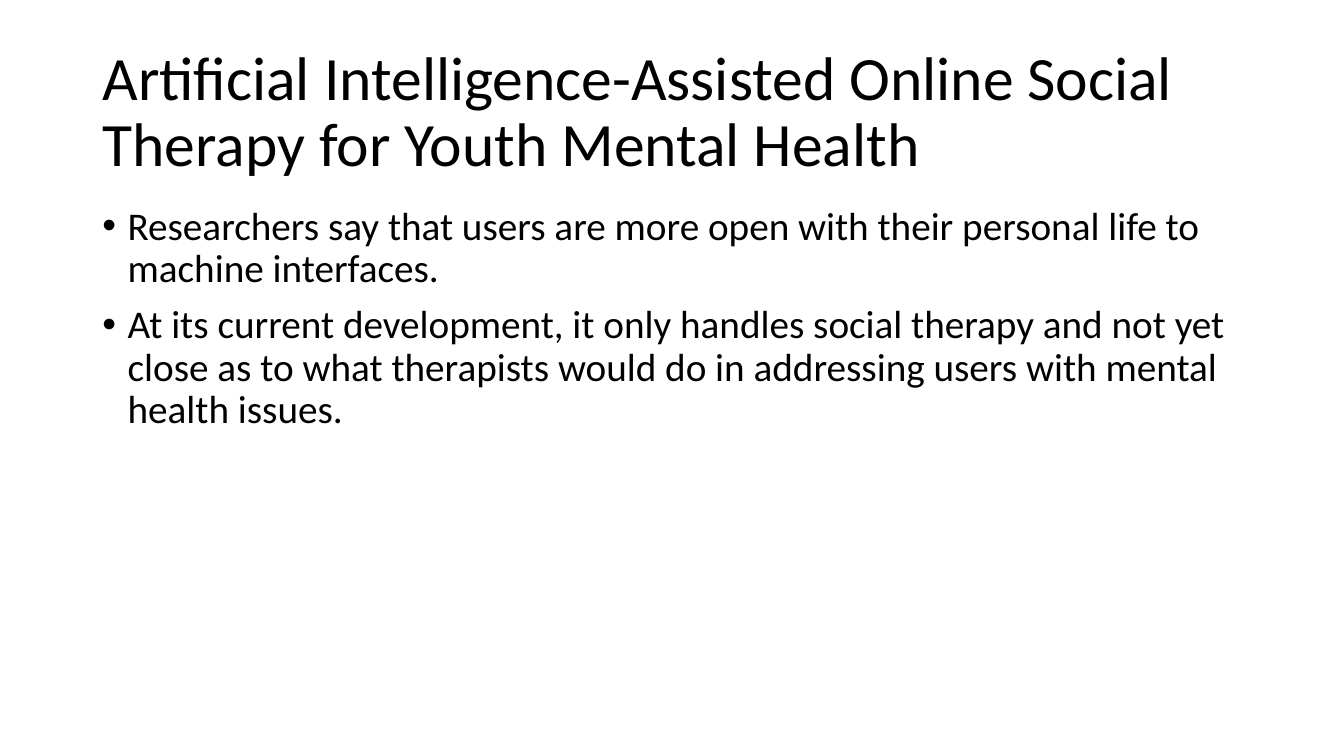
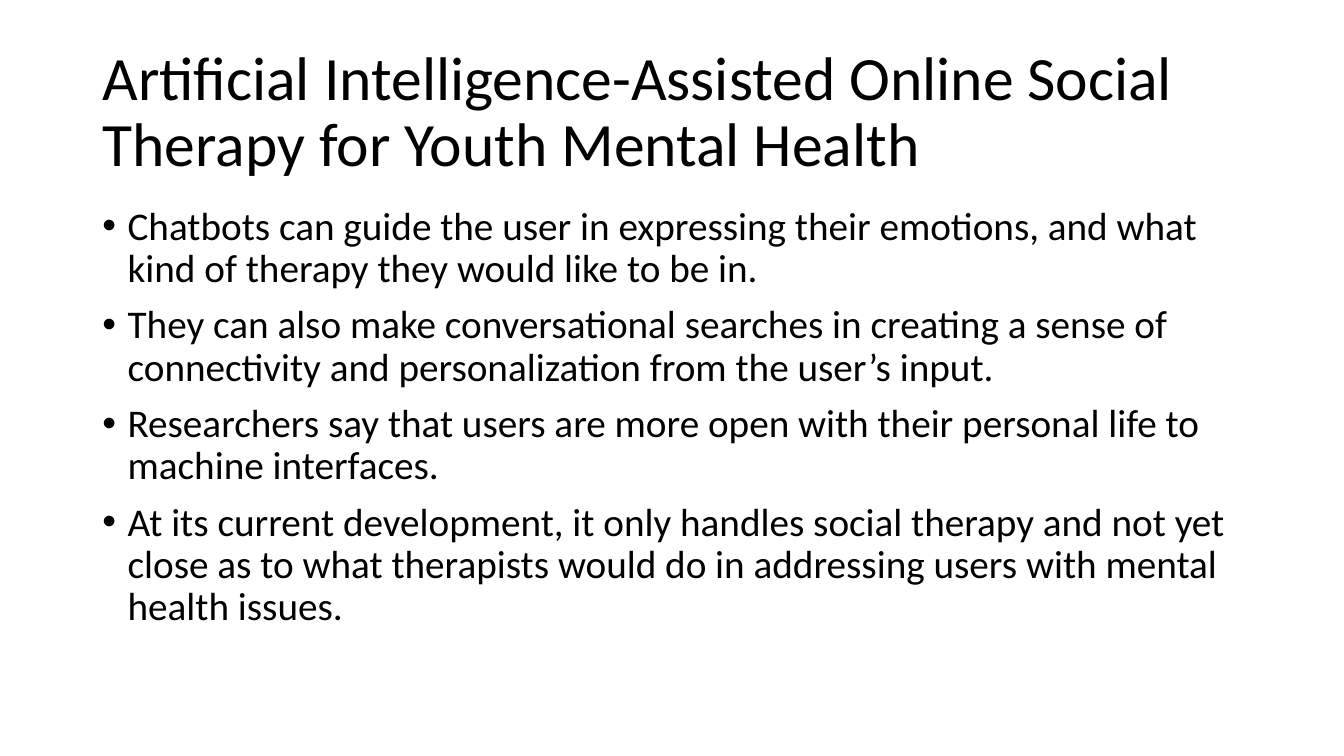
Before and after one commit to butchersix/Thesis, a slide deck: slide 9 of Presentations/Milestone 1 Presentation - Review of Related Literature [DCISM].pptx. Drawn at 1344x756 pixels with LibreOffice and Linux fonts; fonts in the diff are those of the drawing. Boxes give left, top, right and bottom in pixels: in the first picture for what was removed or moved away, otherwise in the second. Text is boxed around its words. In the diff, an @@ line names an element or a change of style, - is before the commit and + after.

```diff
--- a/Presentations/Milestone 1 Presentation - Review of Related Literature [DCISM].pptx
+++ b/Presentations/Milestone 1 Presentation - Review of Related Literature [DCISM].pptx
@@ text at <box>128,212,1197,388</box>: paragraphs added @@
+• Chatbots can guide the user in expressing their emotions, and what kind of therapy they would like to be in.
+• They can also make conversational searches in creating a sense of connectivity and personalization from the user’s input.
```
Also in this commit, not shown: 1 other slide changed.
